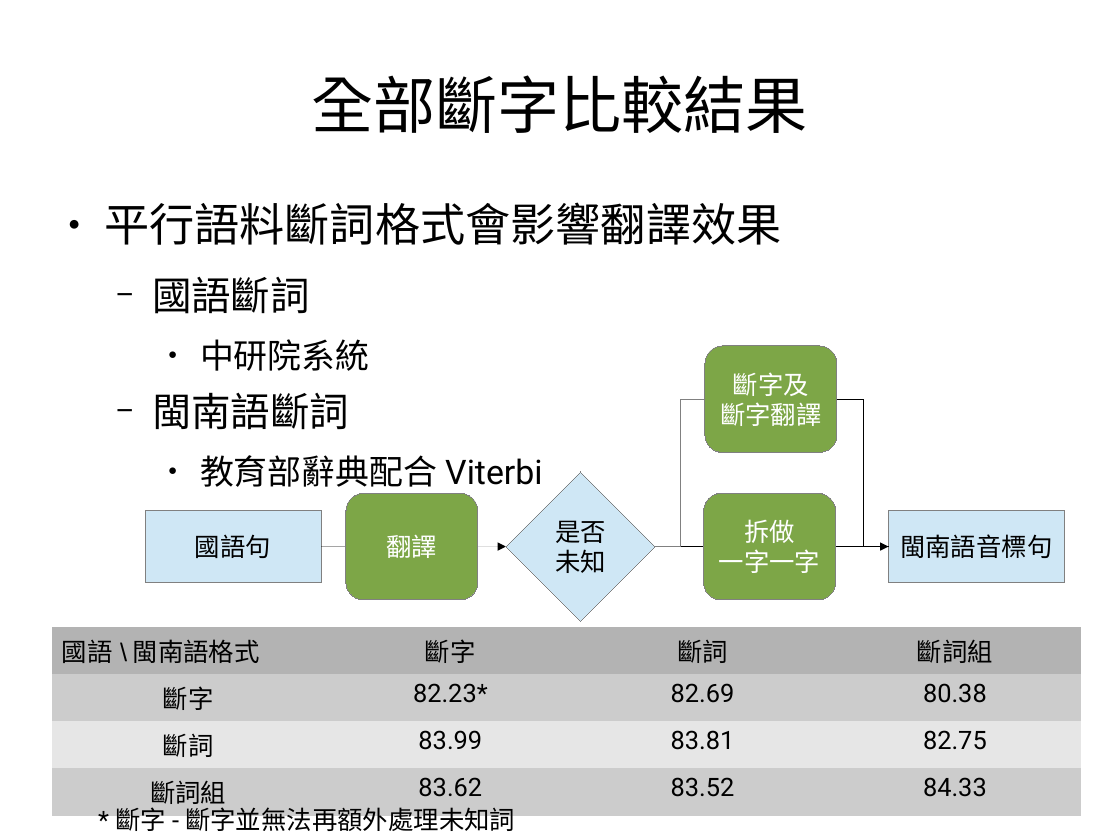
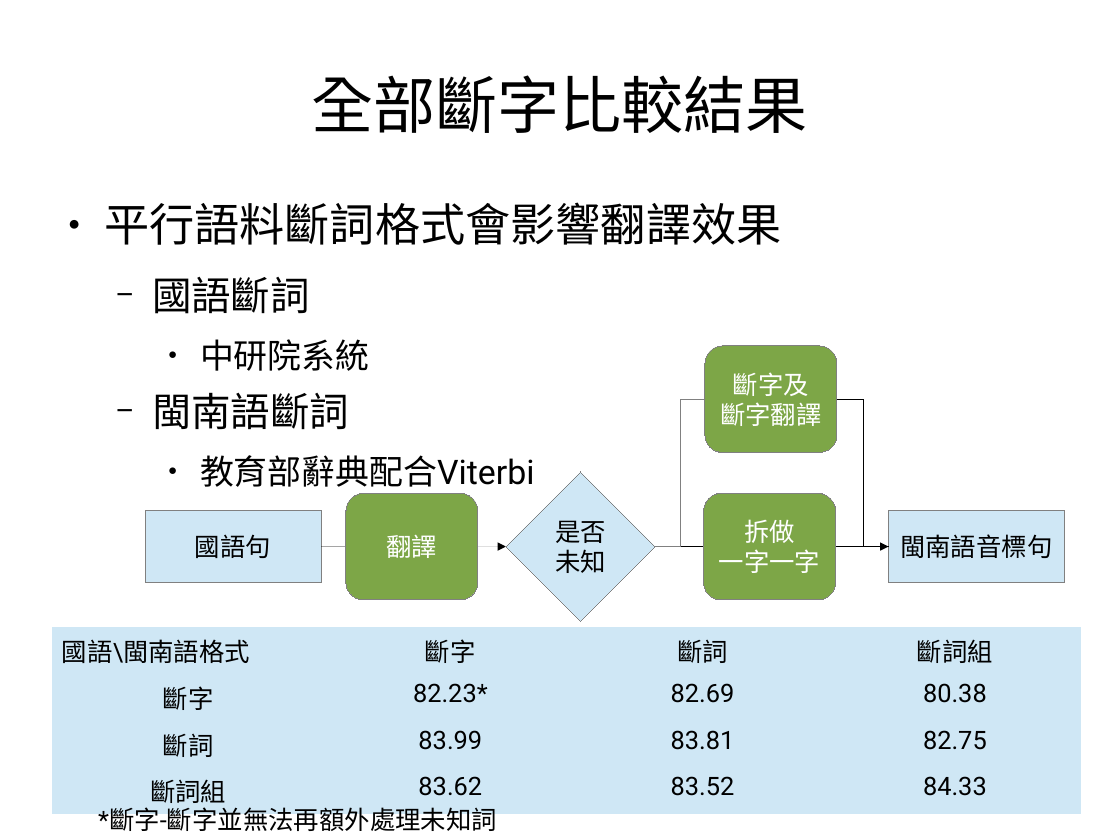
Before and after one commit to sih4sing5hong5/po3-ko3_tau5-iann2-phinn3, a slide deck: slide 10 of 翻譯報告.odp. Drawn at 1120x840 pixels with LibreOffice and Linux fonts; fonts in the diff are those of the drawing. Boxes give left, top, right and bottom in pixels: in the first picture for what was removed or moved away, otherwise in the second. Text is boxed around its words. In the diff, an @@ line names an element or a change of style, - is before the commit and + after.

```diff
--- a/翻譯報告.odp
+++ b/翻譯報告.odp
@@ table at (52, 627, 1080, 812) @@
@@ fill #B3B3B3 to #CFE7F5 in row 1 @@
@@ fill #CCCCCC to #CFE7F5 in 8 cells @@
@@ fill #E6E6E6 to #CFE7F5 in row 3 @@
@@ font Arial to Roboto in "國語\閩南語格式" @@
```
Also in this commit, not shown: 1 other slide changed, 2 slides added.
